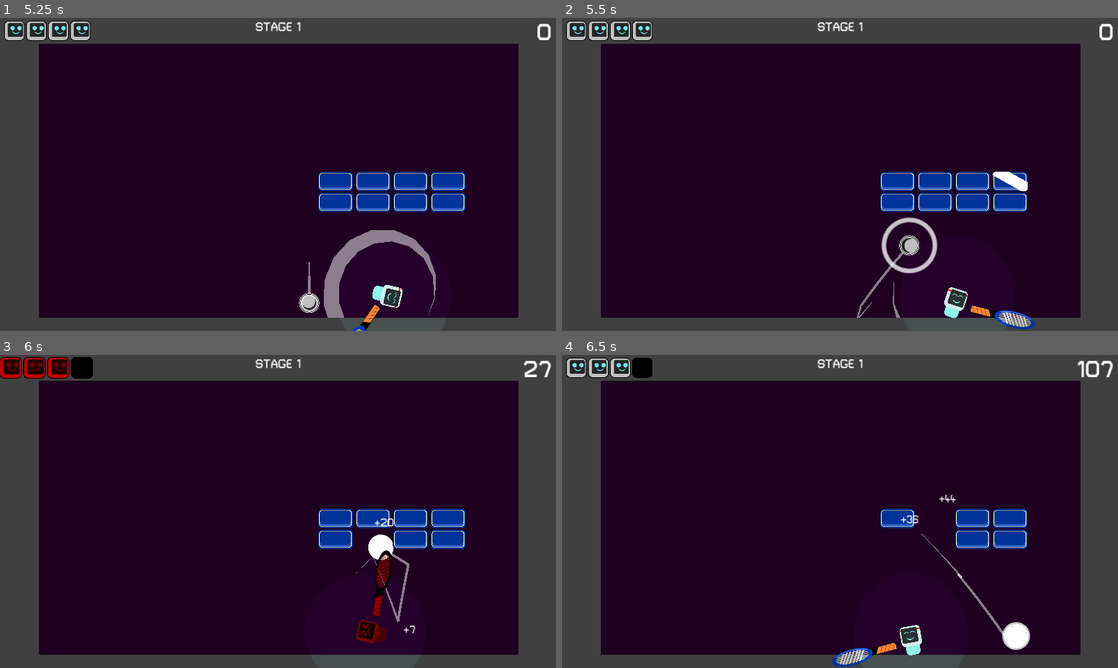
Above: before the commit, frames 1-4 (two rows, left to right).
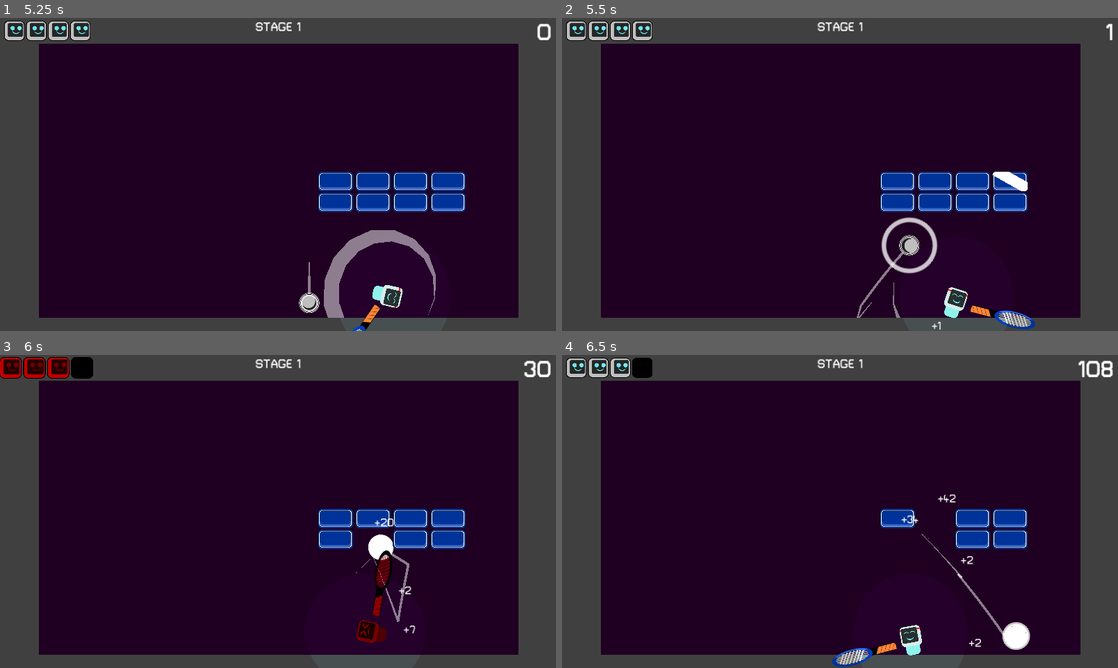
Above: after the commit, the same moments.

Repository: mathew-tran/bricktennis
Game: Godot game, scene res://Scenes/Title.tscn
Same seed, same stepped clock (60 frames per second), same inputs: the game is played once before the commit and once after it.
Inputs (mouse positions are in pixels of both pictures, inside the frame that each line leads up to):
- Up to frame 1 (5.25 s): click "PLAY" at 0.5 s; tap Enter (pause) at 1.25 s; move the mouse to (400, 158) at 1.27 s; hold Right (move_right) 1.28-2 s; hold Up (jetpack) 1.28-2 s; click "RESTART" at 2 s; move the mouse to (166, 190) at 2.77 s; hold Left (move_left) 2.78-3.53 s; right-click (166, 190) at 2.85 s; move the mouse to (333, 105) at 3.52 s; hold Right (move_right) 3.53-5.03 s; tap Z (shoot) at 3.6 s; move the mouse to (250, 237) at 4.27 s; tap Up (jetpack) at 4.35 s; move the mouse to (444, 221) at 5.02 s; hold Left (move_left) from 5.03 s (still down); hold Right mouse button (right_click) from 5.03 s (still down)
- Up to frame 2 (5.5 s): keep holding Left (move_left); keep holding Right mouse button (right_click)
- Up to frame 3 (6 s): keep holding Left (move_left); move the mouse to (111, 464) at 5.77 s; release Right mouse button (right_click) at 5.78 s; tap Z (shoot) at 5.85 s
- Up to frame 4 (6.5 s): keep holding Left (move_left)

Frame 1 is identical in both runs. In frame 2, less than 0.1% of the frame differs, in the area x 66-100%, y 1-100%; in frame 3, 0.1%; in frame 4, 0.3%, in the area x 60-100%, y 1-94%.

Commit message:
allow racket to keep up combo / multiplier

Diff:
--- a/Scenes/Main.tscn
+++ b/Scenes/Main.tscn
@@ -32,7 +32,6 @@
 script = ExtResource("1_1n4we")
 
 [node name="FollowTrail" type="Line2D" parent="." node_paths=PackedStringArray("ParentRef")]
-scale = Vector2(1, 1)
 width = 60.0
 width_curve = SubResource("Curve_5kyxh")
 default_color = Color(1, 1, 1, 0.490196)
@@ -42,7 +41,6 @@
 bPlayerTrail = true
 
 [node name="BallTrail" type="Line2D" parent="." node_paths=PackedStringArray("ParentRef")]
-scale = Vector2(1, 1)
 width_curve = SubResource("Curve_5kyxh")
 default_color = Color(1, 1, 1, 0.490196)
 joint_mode = 1
--- a/Scripts/GameManager.gd
+++ b/Scripts/GameManager.gd
@@ -59,10 +59,13 @@
 	Multiplier += .4
 	Combo += 1
 	AddPointsToTotal(newAmount)
+	if amount == 1:
+		Multiplier = clamp(Multiplier - .5, 1, 999999)
 	var instance = PointTextClass.instantiate()
 	instance.global_position = pointPosition
 	add_child(instance)
 	instance.Setup("+" + str(newAmount))
+
 	$MultiplierTimer.start()
 
 
--- a/Scripts/Racket.gd
+++ b/Scripts/Racket.gd
@@ -8,6 +8,7 @@
 	$CollisionShape2D.set_deferred("disabled", !bEnable)
 
 func Hit():
+	EventManager.RewardPoints.emit(1, global_position)
 	if CanHit() == false:
 		return
 	$AudioStreamPlayer2D.play()
